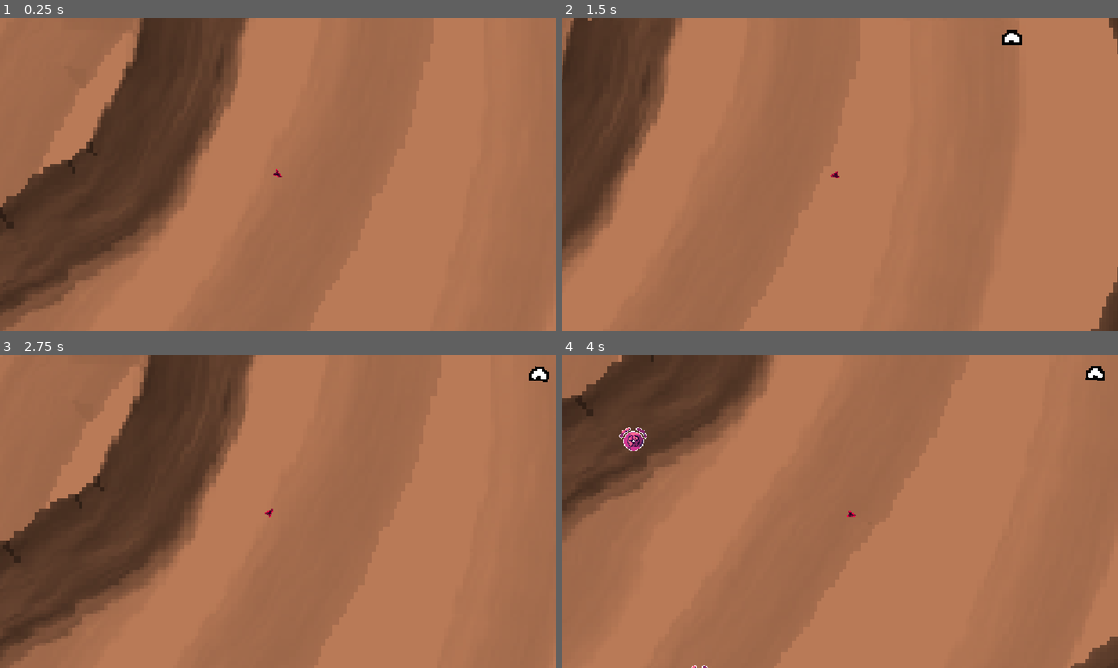
Above: before the commit, frames 1-4 (two rows, left to right).
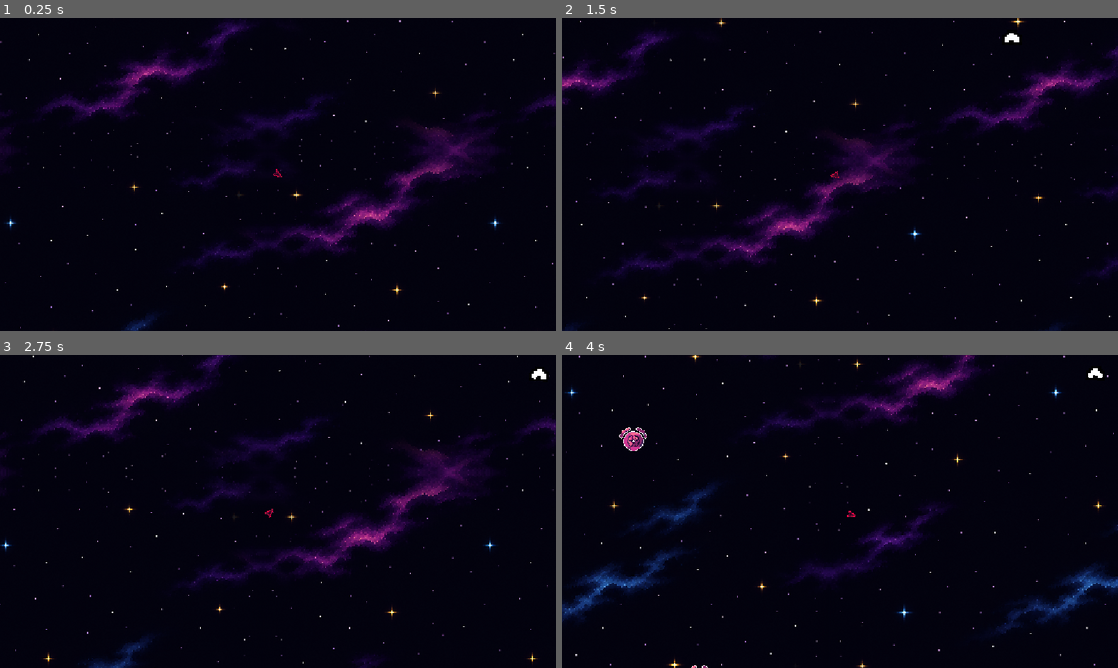
Above: after the commit, the same moments.

Repository: TheBullfrogEngineer/Bounceback2026
Game: Godot game, scene res://Levels/Lobby.tscn
Same seed, same stepped clock (60 frames per second), same inputs: the game is played once before the commit and once after it.
Inputs (mouse positions are in pixels of both pictures, inside the frame that each line leads up to):
- Up to frame 1 (0.25 s): no input
- Up to frame 2 (1.5 s): move the mouse to (962, 158) at 0.52 s; click (962, 158) at 0.6 s; move the mouse to (728, 190) at 1.27 s; tap W (propel) at 1.35 s
- Up to frame 3 (2.75 s): move the mouse to (333, 442) at 2.02 s; right-click (333, 442) at 2.1 s
- Up to frame 4 (4 s): move the mouse to (812, 574) at 2.77 s; click (812, 574) at 2.85 s; move the mouse to (1006, 558) at 3.52 s; hold W (propel) from 3.53 s (still down)

The runs differ from the first frame. In frame 1, 100% of the frame differs, in the area x 0-100%, y 0-100%; in frame 2, 100%; in frame 3, 100%; in frame 4, 100%.

Commit message:
Space Background Added

Diff:
--- a/Cosmic-Rebounded/Levels/Lobby.tscn
+++ b/Cosmic-Rebounded/Levels/Lobby.tscn
@@ -1,11 +1,16 @@
 [gd_scene format=3 uid="uid://ch4r0j1vku37o"]
 
+[ext_resource type="Shader" uid="uid://bcbheywy8fm8p" path="res://Levels/lobby.gdshader" id="1_r50g8"]
 [ext_resource type="PackedScene" uid="uid://clu42du2dffit" path="res://Entities/triangle.tscn" id="1_vit0s"]
 [ext_resource type="Texture2D" uid="uid://btrpjnha2krd0" path="res://empty.png" id="2_3aojn"]
-[ext_resource type="Texture2D" uid="uid://wadgyvf51j1c" path="res://Screenshot 2026-09-27 173900.png" id="2_f5k8n"]
 [ext_resource type="Texture2D" uid="uid://dm0ccjvht5pxw" path="res://Assets/Textures/Planets and Stuff/Planet 1.png" id="2_j83j6"]
+[ext_resource type="Texture2D" uid="uid://bde63rs73cyux" path="res://Assets/Textures/Planets and Stuff/space_background_seamless_4x.png" id="2_r50g8"]
 [ext_resource type="Script" uid="uid://dgfehlrrbb2on" path="res://Levels/pyrax.gd" id="2_v81qt"]
 [ext_resource type="PackedScene" uid="uid://d263dfso6pxwe" path="res://waypoint_marker.tscn" id="3_v81qt"]
+
+[sub_resource type="ShaderMaterial" id="ShaderMaterial_xng1g"]
+shader = ExtResource("1_r50g8")
+shader_parameter/SPEED = 0.01
 
 [sub_resource type="CircleShape2D" id="CircleShape2D_4ayxd"]
 radius = 80.4
@@ -15,9 +20,14 @@
 
 [node name="Map" type="Node2D" unique_id=2120505794]
 
-[node name="TempBackground" type="Sprite2D" parent="." unique_id=1956959031]
-scale = Vector2(37.505, 37.505)
-texture = ExtResource("2_f5k8n")
+[node name="TextureRect" type="TextureRect" parent="." unique_id=174988442]
+material = SubResource("ShaderMaterial_xng1g")
+offset_left = -15141.0
+offset_top = -15286.0
+offset_right = 15209.0
+offset_bottom = 15258.0
+texture = ExtResource("2_r50g8")
+stretch_mode = 1
 
 [node name="Pyrax" type="Node2D" parent="." unique_id=1725034579]
 position = Vector2(3191, -10163)
--- /dev/null
+++ b/Cosmic-Rebounded/Levels/lobby.gdshader
@@ -0,0 +1,8 @@
+shader_type canvas_item;
+
+uniform float SPEED = 0.5;
+
+void vertex() {
+	UV.x += TIME * SPEED;
+	UV.y += TIME * SPEED;
+	}
Binary file added: Cosmic-Rebounded/Assets/Textures/Planets and Stuff/space_background_seamless_4x.png
Not shown, added: Cosmic-Rebounded/Assets/Textures/Planets and Stuff/space_background_seamless_4x.png.import
Not shown, added: Cosmic-Rebounded/Levels/lobby.gdshader.uid
